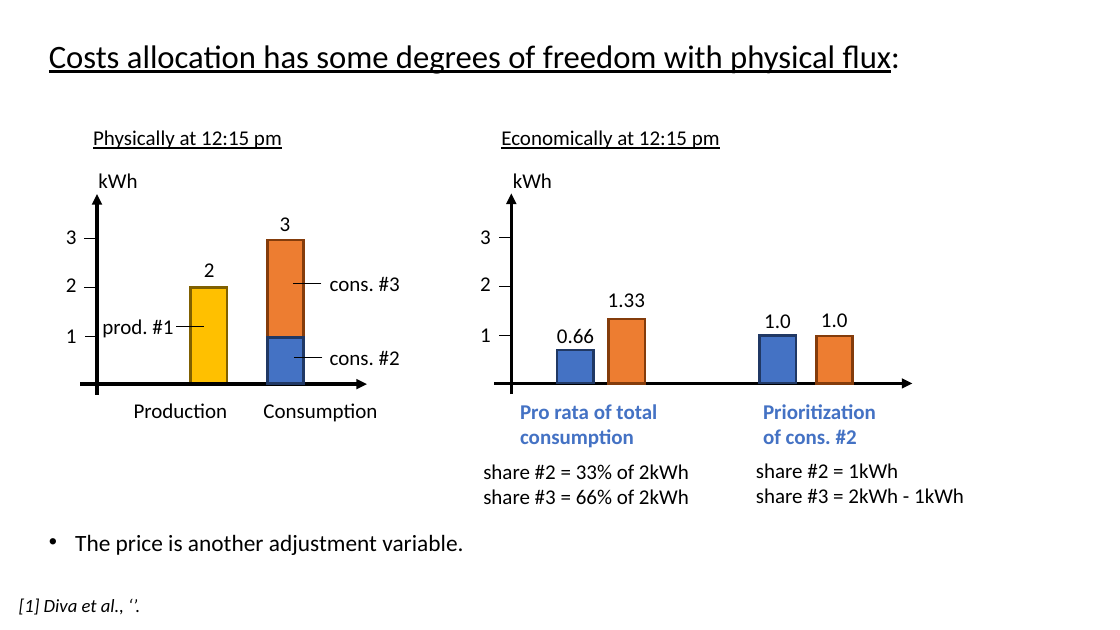
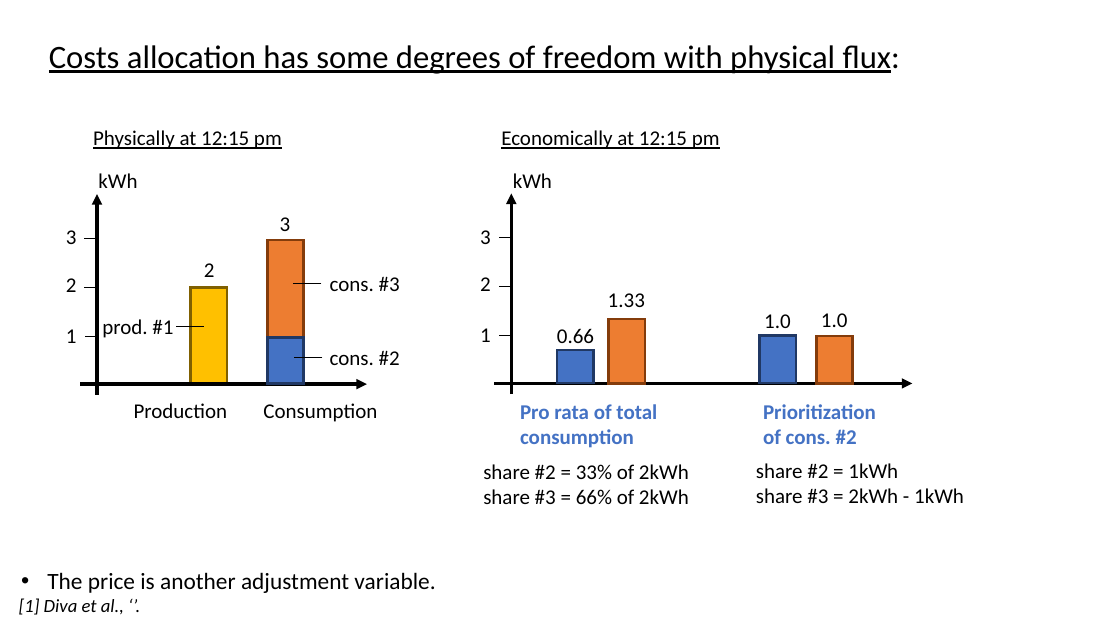
Before and after one commit to Jonathan56/supplementary_thesis, a slide deck: slide 38 of figures.pptx (slide 39 before the commit). Drawn at 1120x630 pixels with LibreOffice and Linux fonts; fonts in the diff are those of the drawing. Boxes give left, top, right and bottom in pixels: in the first picture for what was removed or moved away, otherwise in the second. Text is boxed around its words. In the diff, an @@ line names an element or a change of style, - is before the commit and + after.

```diff
--- a/figures.pptx
+++ b/figures.pptx
@@ text "The price is another adjustment ..." moved from (x1=75, y1=534, x2=463, y2=555) to (x1=47, y1=572, x2=435, y2=593) @@
```
Also in this commit, not shown: 9 other slides changed, 13 slides added, 6 slides removed, 19 other files.
